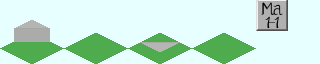
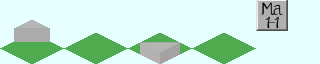
Layer changes from the first 320px x 64px image to the second:
painted on "クリップボード コピー" over (x1=140, y1=43, x2=180, y2=64)
